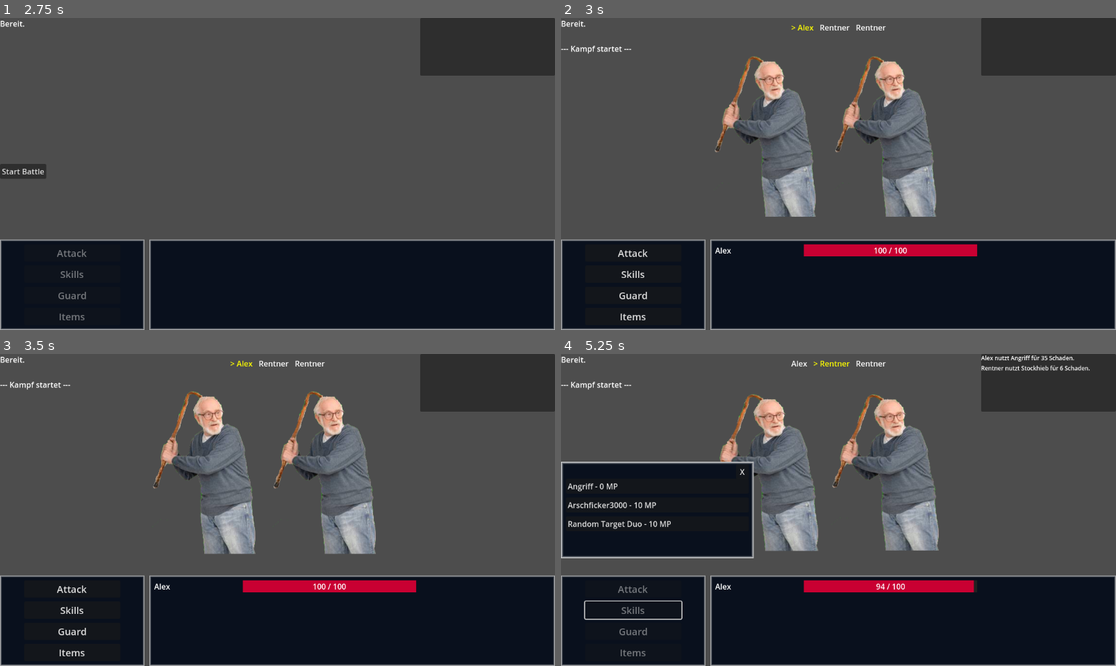
Above: before the commit, frames 1-4 (two rows, left to right).
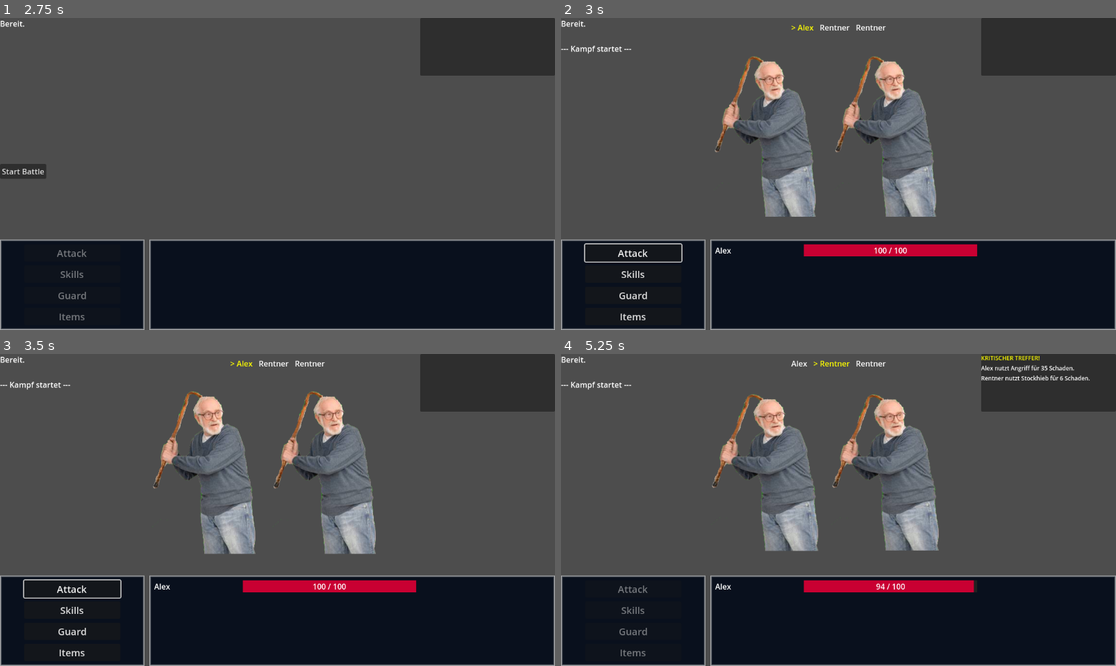
Above: after the commit, the same moments.

Repository: Marv0407/kotstulle-game
Game: Godot game, scene res://scenes/control.tscn
Two runs of this game, one before a commit and one after it. Both use one fixed random seed, a clock stepped at 60 frames per second and the inputs below.
Inputs (mouse positions are in pixels of both pictures, inside the frame that each line leads up to):
- Up to frame 1 (2.75 s): click "Start New Game" at 0.5 s; click (66, 39) at 1.27 s; type "Alex" at 1.35 s; click "Starten" at 2 s
- Up to frame 2 (3 s): click "Start Battle" at 2.75 s
- Up to frame 3 (3.5 s): no input
- Up to frame 4 (5.25 s): click "Attack" at 3.5 s; click (766, 469) at 4.27 s; click (633, 609) at 5 s, where only the run before the commit has a clickable "Skills"

Frame 1 is identical in both runs. In frame 2, 0.2% of the frame differs, in the area x 4-22%, y 72-79%; in frame 3, 0.2%; in frame 4, 11%, in the area x 0-96%, y 0-86%.

Commit message:
Improve target selection and keyboard navigation in battle
Added keyboard navigation for enemy target selection during battles, allowing players to switch targets with left/right keys and confirm with accept. Refactored skill menu to better handle focus and input, and improved visual feedback for target highlighting.

Diff:
--- a/ressources/skills/testerschmeester.tres
+++ /dev/null
@@ -1,10 +0,0 @@
-[gd_resource type="Resource" script_class="SkillData" load_steps=2 format=3 uid="uid://clvmaxifltlxr"]
-
-[ext_resource type="Script" uid="uid://d0ehdwbbf3lbd" path="res://scripts/SkillData.gd" id="1_hadgi"]
-
-[resource]
-script = ExtResource("1_hadgi")
-skill_name = "FickerMicker"
-mp_cost = 30000
-base_damage = 100
-metadata/_custom_type_script = "uid://d0ehdwbbf3lbd"
--- a/scripts/battle_manager.gd
+++ b/scripts/battle_manager.gd
@@ -21,6 +21,7 @@
 var state := BattleState.START
 var pending_skill: SkillData
 var pending_user: BattleCharacter
+var focused_target_index: int = 0
 
 @onready var spawn_point = $"../DebugUI/EnemyPositionAnchor/EnemyPartyContainer"
 @onready var party_panel: PartyHUD = $"../DebugUI/CanvasLayer/PartyMenuContainer/ColorRect/PartyHUDContainer"
@@ -205,6 +206,8 @@
 			await get_tree().create_timer(0.2).timeout
 
 	await get_tree().create_timer(0.6).timeout
+	var focus_owner = get_viewport().gui_get_focus_owner()
+	if focus_owner: focus_owner.release_focus()
 	next_turn()
 	process_turn()
 
@@ -246,10 +249,8 @@
 	highlight_potential_targets(false)
 	if pending_skill.target_selector == "all":
 		execute_skill(pending_user, pending_skill, get_alive_enemies())
-
 	elif pending_skill.target_selector == "random":
 		execute_skill(pending_user, pending_skill, [])
-
 	else:
 		var target_character = null
 		for e in enemies:
@@ -267,7 +268,7 @@
 		var crit_chance = attacker.data.luck * 0.5
 		if randf() * 100 < crit_chance:
 			raw_damage *= skill.crit_multiplier
-			print("KRITISCHER TREFFER!") # TODO: Signal für gelbe Zahlen im Dmg Popup
+			post_log("KRITISCHER TREFFER!", Color.YELLOW)
 
 	var defense = target.data.def
 	@warning_ignore("integer_division")
@@ -328,10 +329,15 @@
 		tween.finished.connect(func(): character.battle_node.queue_free())
 
 func start_target_selection(user: BattleCharacter, skill: SkillData):
+	set_player_ui_enabled(false)
 	state = BattleState.TARGET_SELECT
 	pending_user = user
 	pending_skill = skill
+	focused_target_index = 0
 	highlight_potential_targets(true)
+	var alive_enemies = get_alive_enemies()
+	if not alive_enemies.is_empty():
+		_on_slot_hovered(alive_enemies[0].battle_node)
 
 func post_log(text: String, color: Color = Color.WHITE):
 	print(text)
@@ -361,14 +367,18 @@
 
 func set_player_ui_enabled(enabled: bool):
 	var action_menu = $"../DebugUI/CanvasLayer/PartyMenuContainer/ActionsContainer/ColorRect/VBoxContainer"
-
+	var first_button : Button = null
 	for child in action_menu.get_children():
 		if child is Button:
 			child.disabled = !enabled
+			if enabled and first_button == null:
+				first_button = child
+	if enabled and first_button:
+		first_button.grab_focus()
 
 func highlight_potential_targets(active: bool):
 	for e in enemies:
-		if not e.is_alive() or not e.battle_node: continue
+		if not e.battle_node: continue
 
 		if e.battle_node.has_meta("highlight_tween"):
 			var old_tween = e.battle_node.get_meta("highlight_tween")
@@ -376,41 +386,39 @@
 				old_tween.kill()
 			e.battle_node.remove_meta("highlight_tween")
 
-		if active:
+		e.battle_node.modulate = Color.WHITE
+		e.battle_node.get_node("Sprite2D").modulate = Color.WHITE
+
+		if e.battle_node.has_method("reset_visuals"):
+			e.battle_node.reset_visuals()
+
+		if active and e.is_alive():
 			e.battle_node.is_targetable = true
 			var tween = create_tween().set_loops()
 			tween.tween_property(e.battle_node, "modulate", Color.YELLOW, 0.5)
 			tween.tween_property(e.battle_node, "modulate", Color.WHITE, 0.5)
 			e.battle_node.set_meta("highlight_tween", tween)
 		else:
-
-			if e.battle_node.has_method("reset_visuals"):
-				e.battle_node.reset_visuals()
-			e.battle_node.modulate = Color.WHITE
+			e.battle_node.is_targetable = false
 
 func open_skill_menu():
 	var actor = get_current_actor()
+	var current_focus = get_viewport().gui_get_focus_owner()
+	if current_focus:
+		current_focus.release_focus()
 	set_player_ui_enabled(false)
 	skill_menu.setup(actor)
 	skill_menu.show()
+	await get_tree().process_frame
+	await get_tree().process_frame
+	skill_menu.focus_first_button()
 
 func _on_skill_chosen(skill: SkillData):
 	skill_menu.hide()
-	pending_skill = skill
-	pending_user = get_current_actor()
-	state = BattleState.TARGET_SELECT
-	match skill.target_selector:
-		"all":
-			highlight_potential_targets(true)
-			post_log("Ziel: Alle Gegner", Color.LIGHT_CYAN)
-
-		"random":
-			highlight_potential_targets(true)
-			post_log("Ziel: Zufällig", Color.LIGHT_CYAN)
-
-		"manual":
-			post_log("Ziel wählen...", Color.LIGHT_CYAN)
-			highlight_potential_targets(true)
+	start_target_selection(get_current_actor(), skill)
+	if skill.target_selector == "all": post_log("Ziel: Alle Gegner", Color.LIGHT_CYAN)
+	elif skill.target_selector == "random": post_log("Ziel: Zufällig", Color.LIGHT_CYAN)
+	else: post_log("Ziel wählen...", Color.LIGHT_CYAN)
 
 func _on_skill_menu_canceled():
 	skill_menu.hide()
@@ -484,11 +492,14 @@
 		"all", "random":
 			for e in enemies:
 				if e.is_alive() and e.battle_node:
-					e.battle_node.get_node("Sprite2D").modulate = Color(1.3, 1.3, 1.3)
+					e.battle_node.get_node("Sprite2D").modulate = Color(1.5, 1.5, 1.5)
 
 		"manual":
+			for e in enemies:
+				if e.is_alive() and e.battle_node:
+					e.battle_node.get_node("Sprite2D").modulate = Color.WHITE
 			if hovered_slot and hovered_slot.has_node("Sprite2D"):
-				hovered_slot.get_node("Sprite2D").modulate = Color(1.3, 1.3, 1.3)
+				hovered_slot.get_node("Sprite2D").modulate = Color(1.5, 1.5, 1.5)
 
 func _on_slot_unhovered(_slot):
 	if state == BattleState.TARGET_SELECT:
@@ -496,4 +507,36 @@
 			if e.is_alive() and e.battle_node:
 				e.battle_node.get_node("Sprite2D").modulate = Color.WHITE
 
+func _unhandled_input(event):
+	if state != BattleState.TARGET_SELECT: return
+
+	if event.is_action_pressed("ui_cancel"):
+		cancel_target_selection()
+		return
+
+	if event.is_action_pressed("ui_right"):
+		change_target_focus(1)
+	elif event.is_action_pressed("ui_left"):
+		change_target_focus(-1)
+
+	if event.is_action_pressed("ui_accept"):
+		var alive_enemies = get_alive_enemies()
+		if not alive_enemies.is_empty():
+			var target_char = alive_enemies[focused_target_index]
+			highlight_potential_targets(false)
+			_on_target_clicked(target_char.battle_node)
+
+func change_target_focus(direction: int):
+	var alive_enemies = get_alive_enemies()
+	if alive_enemies.is_empty(): return
+
+	_on_slot_unhovered(null)
+
+	focused_target_index += direction
+	if focused_target_index >= alive_enemies.size(): focused_target_index = 0
+	if focused_target_index < 0: focused_target_index = alive_enemies.size() - 1
+
+	var new_target_node = alive_enemies[focused_target_index].battle_node
+	_on_slot_hovered(new_target_node)
+
 	#endregion
--- a/scripts/skill_menu.gd
+++ b/scripts/skill_menu.gd
@@ -16,5 +16,17 @@
 		btn.pressed.connect(func(): emit_signal("skill_selected", skill))
 		list.add_child(btn)
 
+func _unhandled_input(event):
+	if not visible: return
+	if event.is_action_pressed("ui_cancel"):
+		close_menu()
+
 func _on_back_btn_pressed() -> void:
+	close_menu()
+
+func focus_first_button():
+	if list.get_child_count() > 0:
+		list.get_child(0).grab_focus()
+
+func close_menu():
 	canceled.emit()
